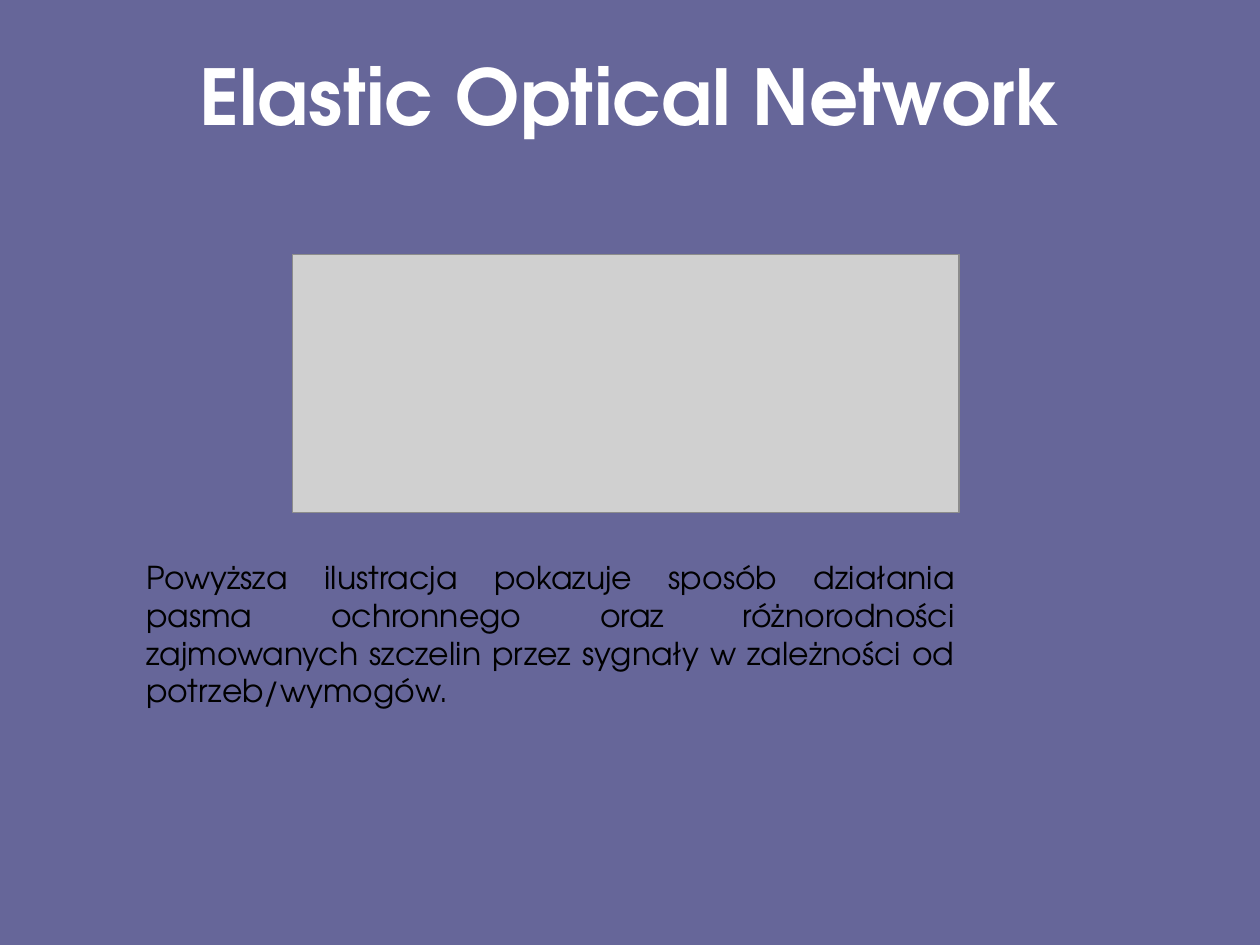
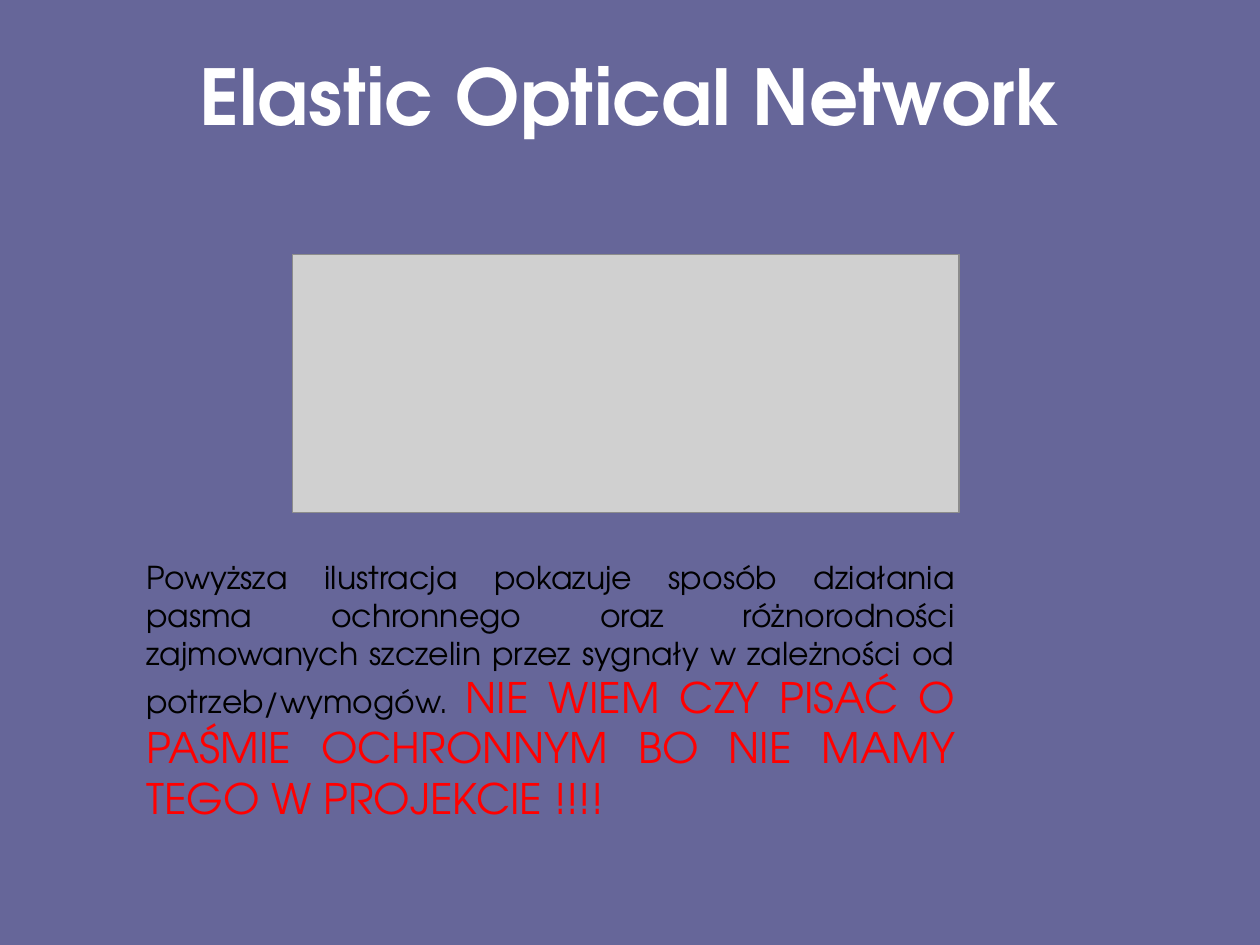
Before and after one commit to kpowojski/TSST_EON, a slide deck: slide 4 of Prezentacja.pptx. Drawn at 1260x945 pixels with LibreOffice and Linux fonts; fonts in the diff are those of the drawing; grey boxes stand for pictures; background and template pictures are left out. Boxes give left, top, right and bottom in pixels: in the first picture for what was removed or moved away, otherwise in the second. Text is boxed around its words. In the diff, an @@ line names an element or a change of style, - is before the commit and + after.

Commit message:
Jeszcze mała zmiana

```diff
--- a/Prezentacja.pptx
+++ b/Prezentacja.pptx
@@ text at (146, 565, 956, 815): text changed @@
-Powyższa ilustracja pokazuje sposób działania pasma ochronnego oraz różnorodności zajmowanych szczelin przez sygnały w zależności od potrzeb/wymogów.
+Powyższa ilustracja pokazuje sposób działania pasma ochronnego oraz różnorodności zajmowanych szczelin przez sygnały w zależności od potrzeb/wymogów. NIE WIEM CZY PISAĆ O PAŚMIE OCHRONNYM BO NIE MAMY TEGO W PROJEKCIE !!!!
```
